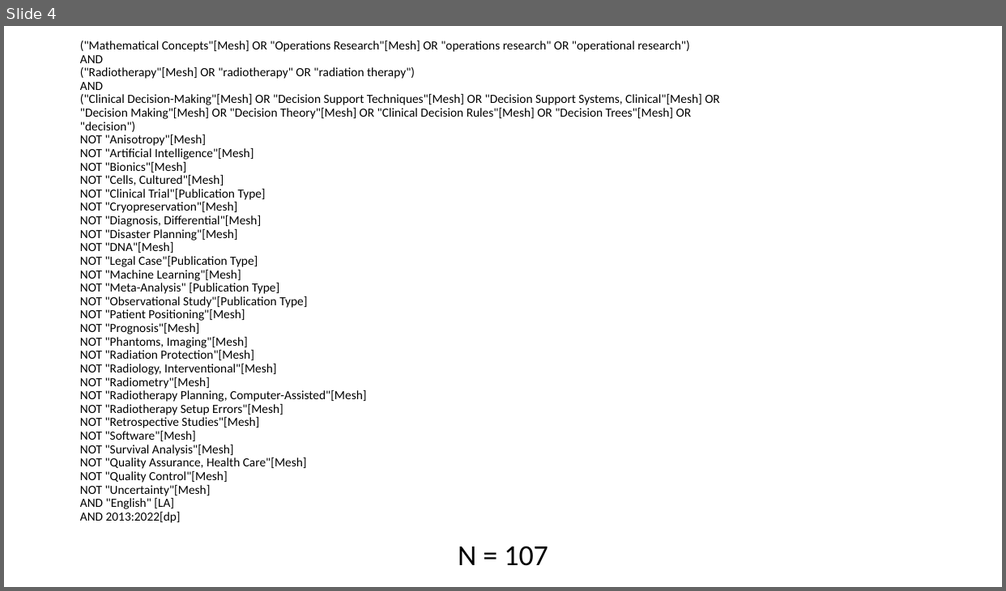
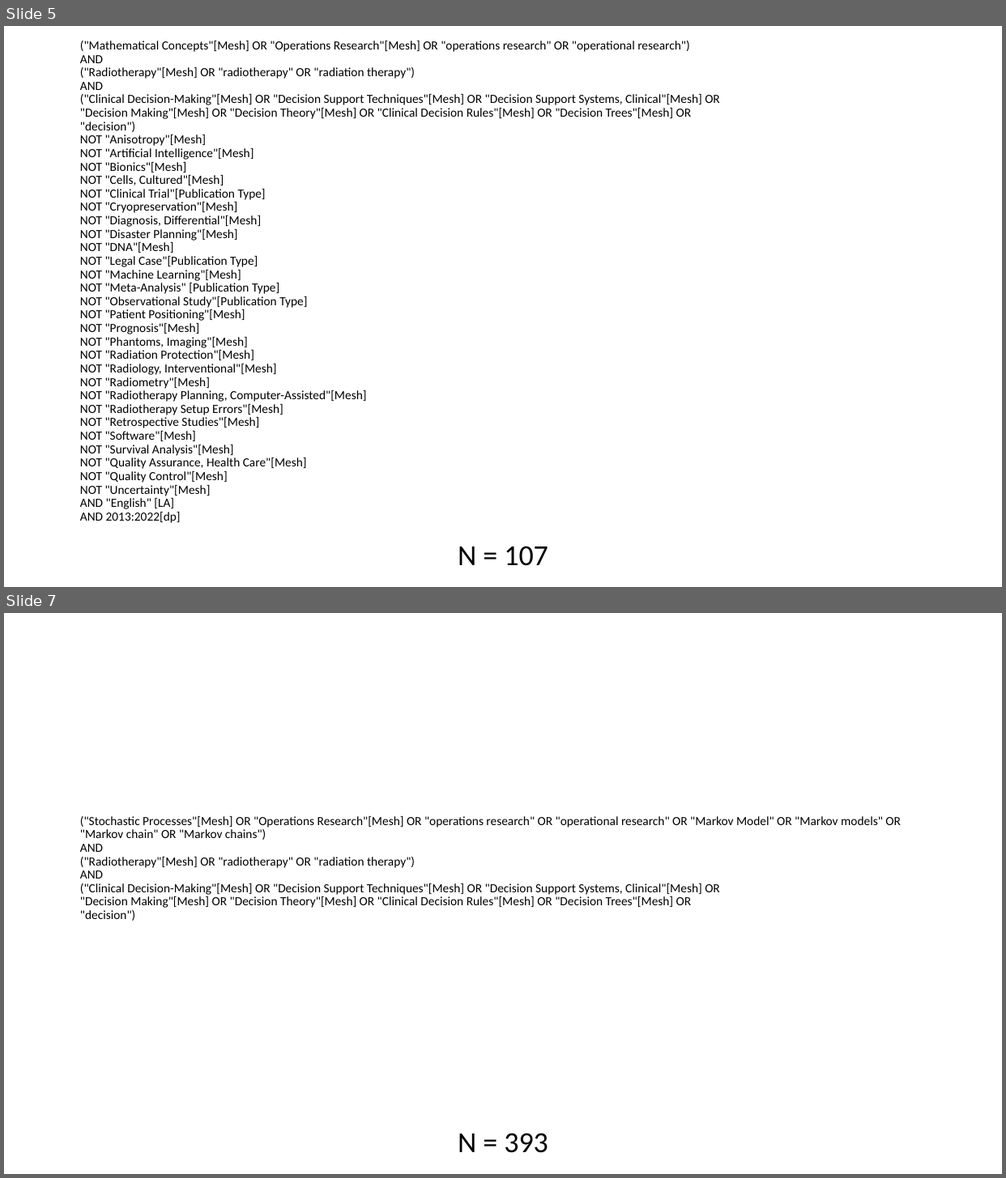
Before and after one commit to Lucas-Mc/citation-tracker, a slide deck: Figures.pptx. Shown one above the other, each under a label of ours: slide 4 before the commit, slides 5 and 7 after it; the slides between them are not shown. The pictures are 1006x591 and 1006x1178 pixels, drawn with LibreOffice and Linux fonts; fonts in the diff are those of the drawing. Boxes give left, top, right and bottom in pixels: in the first picture for what was removed or moved away, otherwise in the second. Text is boxed around its words. In the diff, an @@ line names an element or a change of style, - is before the commit and + after.

```diff
--- a/Figures.pptx
+++ b/Figures.pptx
@@ slide 7 added at <box>4,613,1002,1174</box>, background #FFFFFF @@
@@ title added at <box>80,816,901,921</box>, 12 pt, text #000000 @@
+("Stochastic Processes"[Mesh] OR "Operations Research"[Mesh] OR "operations research" OR "operational research" OR "Markov Model" OR "Markov models" OR "Markov chain" OR "Markov chains")
+AND
+("Radiotherapy"[Mesh] OR "radiotherapy" OR "radiation therapy")
+AND
+("Clinical Decision-Making"[Mesh] OR "Decision Support Techniques"[Mesh] OR "Decision Support Systems, Clinical"[Mesh] OR
+"Decision Making"[Mesh] OR "Decision Theory"[Mesh] OR "Clinical Decision Rules"[Mesh] OR "Decision Trees"[Mesh] OR
+"decision")
@@ text added at <box>458,1133,548,1153</box>, 28 pt, text #000000 @@
+N = 393
@@ what was slide 4 is now slide 5 @@
```
Also in this commit, not shown: 1 slide changed, 10 other slides added, 6 other files.
